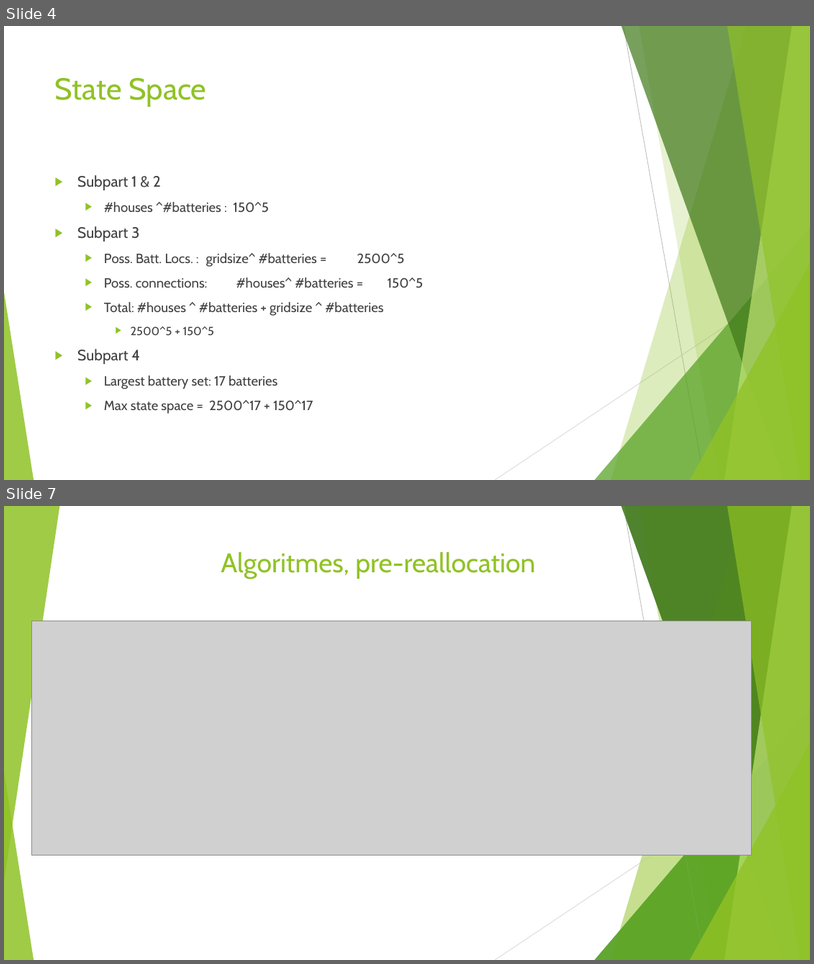
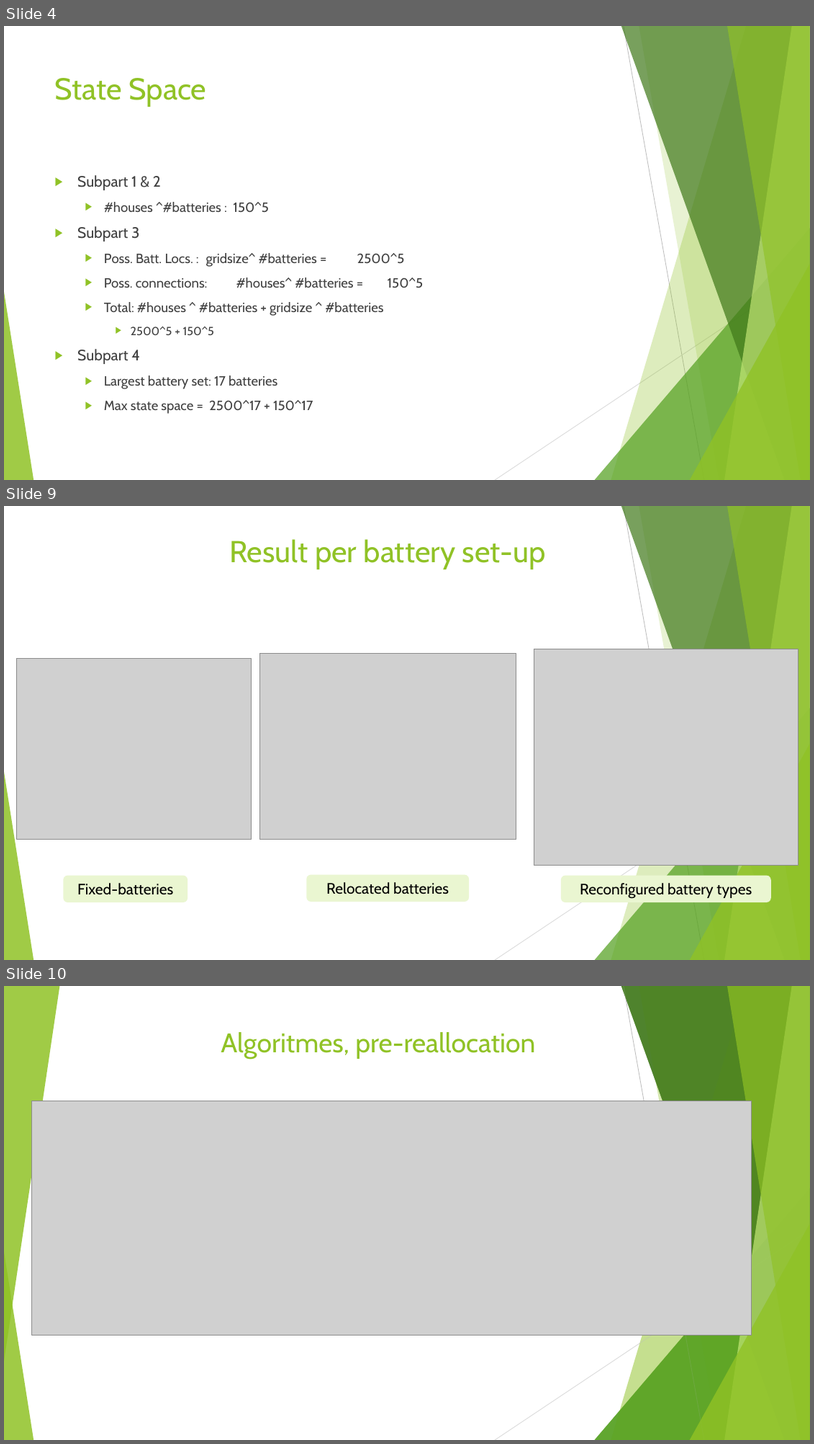
Before and after one commit to JSMR-heuristics/JSMR, a slide deck: EndPres.pptx. Shown one above the other, each under a label of ours: slides 4 and 7 before the commit, slides 4, 9 and 10 after it; the slides between them are not shown. The pictures are 814x964 and 814x1444 pixels, drawn with LibreOffice and Linux fonts; fonts in the diff are those of the drawing; grey boxes stand for pictures. Boxes give left, top, right and bottom in pixels: in the first picture for what was removed or moved away, otherwise in the second. Text is boxed around its words. In the diff, an @@ line names an element or a change of style, - is before the commit and + after.

```diff
--- a/EndPres.pptx
+++ b/EndPres.pptx
@@ slide 9 added at [4,506,810,960], background #FFFFFF; not listed: 10 template elements that a slide beside it also shows @@
@@ title added at [229,539,546,569], 36 pt, text #90C226 @@
+Result per battery set-up
@@ picture added at [260,653,517,839] @@
@@ picture added at [534,649,798,865] @@
@@ picture added at [16,659,252,839] @@
@@ rounded rectangle added at [63,875,188,902], fill #EAF6D1, 18 pt, text #000000 @@
+Fixed-batteries
@@ rounded rectangle added at [306,875,469,901], fill #EAF6D1, 18 pt, text #000000 @@
+Relocated batteries
@@ rounded rectangle added at [561,875,772,902], fill #EAF6D1, 18 pt, text #000000 @@
+Reconfigured battery types
@@ what was slide 7 is now slide 10 @@
```
Also in this commit, not shown: 4 slides changed, 3 other slides added, 8 other files.
